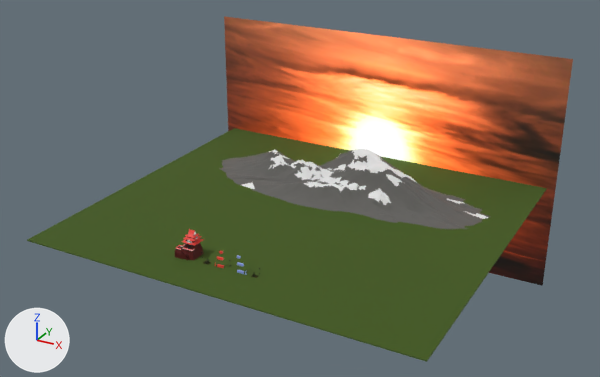
Before and after pictures for a commit that changed the Blender file blender/level2.blend.
The view is the same before and after, from a camera (50 mm lens) standing at (363.0, -534.0, 360.0) and looking at (-15.0, 154.0, 16.0). Arrows for +X, +Y and +Z are at lower left; the lights stay in place. The picture after the commit comes second. Objects named as collision shapes, trigger or cutter boxes, shadow casters or lower levels of detail are left out.

The scene before the commit, as lines of its bpy script (objects in view):
```python
ob_bg = bpy.data.objects.new('bg', me_bg)
ob_bg.location = (0.0, 314.5, 12.6)
ob_bg.rotation_euler = (1.571, 0.0, 0.0)  # degrees (90, 0, 0)
ob_bg.scale = (262.0, 262.0, 262.0)
ob_mountain = bpy.data.objects.new('Mountain', None)
ob_mountain.parent = ob_rootnode
ob_mountain.location = (140.0, 105.1, 0.0)
ob_mountain.scale = (919.0, 919.0, 919.0)
ob_mountain_a_0 = bpy.data.objects.new('Mountain_A_0', me_mountain_a_0_001)
ob_mountain_a_0.parent = ob_mountain
ob_mountain_a_0.location = (0.0, 0.0, 0.0)
ob_mountain_b_0 = bpy.data.objects.new('Mountain_B_0', me_mountain_b_0_001)
ob_mountain_b_0.parent = ob_mountain
ob_mountain_b_0.location = (0.0, 0.0, 0.0)
ob_object_5 = bpy.data.objects.new('Object_5', me_object_1)
ob_object_5.parent = ob_castle_0
ob_object_5.location = (-51.7, 0.0, 4.948)
ob_plane_colvis = bpy.data.objects.new('Plane-ColVis', me_plane)
ob_plane_colvis.parent = ob_ground
ob_plane_colvis.location = (0.0, 155.8, 0.0)
ob_plane_colvis.scale = (4.0, 13.3, 1.0)
```
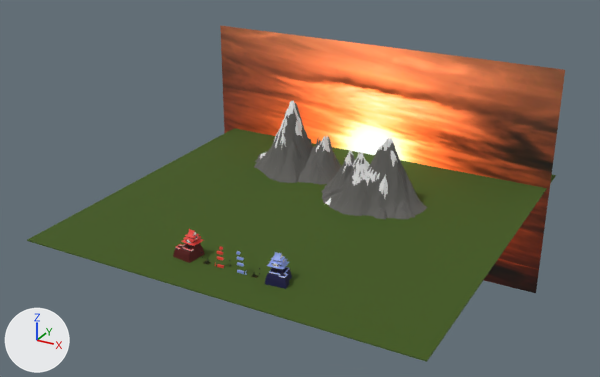
ob_mountain is not drawn itself; it is the parent of ob_mountain_a_0, ob_mountain_b_0.

Changed parts and their boxes (x1, y1, x2, y2) in the pictures (600 x 377 px):
'bg', moved
    before: (224, 16, 573, 286)
    after: (220, 25, 565, 293)
'Mountain_A_0', deleted
    before: (219, 150, 490, 229)
'Mountain_B_0', reshaped, moved, rescaled (57% narrower, 15% taller)
    before: (242, 149, 488, 219)
    after: (321, 138, 427, 219)
'Mountain_B_0.001', added
    after: (254, 101, 341, 184)
    faces in mat_material_001 (dark grey #63625f): (254, 103, 341, 184)
    faces in mat_material_1_001 (white #e7e7e7): (260, 101, 330, 159)
'Object_4.001', added
    after: (265, 267, 292, 289)
'Object_8.001', added
    after: (267, 252, 289, 269)
'Object_5.001', added
    after: (269, 254, 286, 278)
part 1 of me_mountain_b_0_001, deleted
    before: (269, 149, 488, 219)
part 2 of me_mountain_b_0_001, built on
    before: (334, 166, 483, 219)
    after: (321, 143, 427, 219)

The change in detail:
Material 'castle.002' (mat_castle_002) is new.
Its base color is (0.0046, 0.00426, 0.0561) (dark blue #0f0e43).
Its roughness is 0.832.
me_mountain_b_0_001 is used by ob_mountain_b_0; parent ob_mountain; location (0.0, 0.0, 0.0).
me_mountain_b_0_001 had 3690 vertices, 1230 faces and spanned x -0.223..0.297, y -0.246..0.245, z 0.0..0.249.
me_mountain_b_0_001 now has 8148 vertices, 2716 faces and spans x -0.316..0.291, y -0.313..0.028, z 0.0..0.223.
me_mountain_b_0_001 part 1: 546 loose pieces with 1638 vertices, spanning x -0.223..0.297, y 0.006..0.245, z 0.0..0.249, are deleted.
me_mountain_b_0_001 part 2: 30 vertices removed from x -0.165..0.286, y 0.006..0.035, z 0.001..0.197; 6126 vertices added at x -0.316..0.291, y -0.313..0.028, z 0.0..0.218.
me_mountain_b_0_001 gains material mat_material_001 (dark grey #63625f).
Mesh me_object_4_001 is new.
It has 1141 vertices, 646 faces and spans x -7.4..10.6, y -8.1..10.0, z 6.8..25.6.
It uses material mat_right_block (blue #8ea4e7).
Mesh me_object_0_001 is new.
It has 257 vertices, 168 faces, 11 loose edges and spans x -13.8..11.1, y -14.1..10.6, z -7.8..9.8.
It uses material mat_castle_002 (dark blue #0f0e43).
Mesh me_mountain_b_0_002 is new.
It has 7401 vertices, 2421 faces, 44 loose edges and spans x -0.324..0.3, y 0.005..0.344, z -0.001..0.249.
Faces by material slot: [561, 1860].
It uses material mat_material_1_001 (white #e7e7e7).
It uses material mat_material_001 (dark grey #63625f).
In object 'Mountain' (ob_mountain), parent is no longer ob_rootnode.
Object 'Mountain' (ob_mountain) moves from (140.0, 105.1, 0.0) to (37.52, 204.1, -0.154).
Object 'Mountain' (ob_mountain) is rescaled from (919.0, 919.0, 919.0) to (152.0, 156.0, 300.0).
Object 'Mountain_A_0' (ob_mountain_a_0) is deleted.
Object 'Mountain_B_0' (ob_mountain_b_0) moves from (0.0, 0.0, 0.0) to (0.0774, -0.00811, 0.0).
Object 'Mountain_B_0' (ob_mountain_b_0) is rescaled from (1.0, 1.0, 1.0) to (1.28, 1.07, 1.07).
Object 'bg' (ob_bg) moves from (0.0, 314.5, 12.6) to (-6.1, 314.5, 0.8).
Object 'Object_8.001' (ob_object_8_001) is new; it shows me_object_4_001.
Its parent is ob_castle_r.
Its matrix parent inverse is Matrix(((1.0, 0.0, 0.0, 51.7), (0.0, 1.0, 0.0, 0.0), (0.0, 0.0, 1.0, -4.948), (0.0, 0.0, 0.0, 1.0))).
Its location is (-51.7, 0.0, 4.948).
Object 'castle-R' (ob_castle_r) is new.
Its location is (46.3, 5.651, 3.79).
Its rotation in degrees is (0, 0, 6).
Its scale is (-0.864, 0.864, 0.864).
Object 'Object_5.001' (ob_object_5_001) is new; it shows a copy of the mesh of ob_object_5.
Its parent is ob_castle_r.
Its matrix parent inverse is Matrix(((1.0, 0.0, 0.0, 51.7), (0.0, 1.0, 0.0, 0.0), (0.0, 0.0, 1.0, -4.948), (0.0, 0.0, 0.0, 1.0))).
Its location is (-51.7, 0.0, 4.948).
Object 'Object_4.001' (ob_object_4_001) is new; it shows me_object_0_001.
Its parent is ob_castle_r.
Its matrix parent inverse is Matrix(((1.0, 0.0, 0.0, 51.7), (0.0, 1.0, 0.0, 0.0), (0.0, 0.0, 1.0, -4.948), (0.0, 0.0, 0.0, 1.0))).
Its location is (-51.7, 0.0, 4.948).
Object 'Mountain_B_0.001' (ob_mountain_b_0_001) is new; it shows me_mountain_b_0_002.
Its parent is ob_mountain.
Its location is (-0.657, 0.284, 0.0).
Its rotation in degrees is (0, 0, 176).
Its scale is (1.27, 1.07, 1.07).
